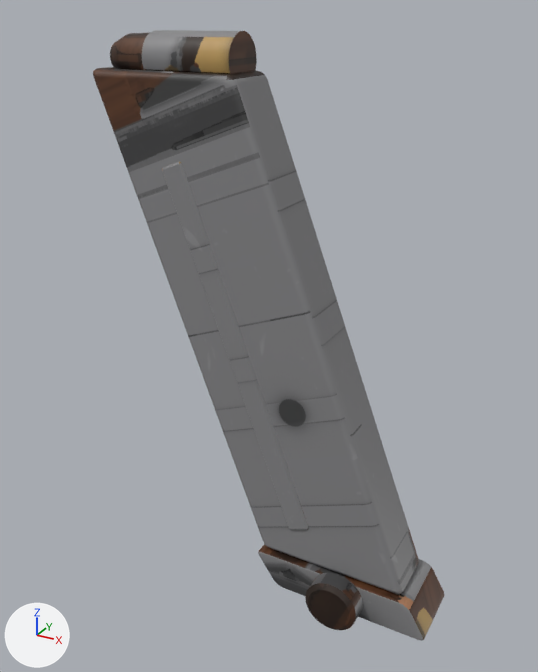
One commit to the FBX model blender/export/afp08_mag_lod1.fbx: the scene before it, then after it.
Camera for both pictures: a 50 mm lens placed at (0.0686, -0.123, 0.0605), pointed at (0.0012, -0.0005, -0.0007). Lighting does not change. The marker at lower left points along +X, +Y and +Z. The first picture is the older version.

The scene before the commit, as lines of its bpy script (objects in view):
```python
me_p08m_lod_1 = bpy.data.meshes.new('P08M_LOD_1')
me_p08m_lod_1.from_pydata(...)  # 767 vertices, 1395 faces; spans x -0.0351..0.041, y -0.012..0.012, z -0.06..0.0569
me_p08m_lod_1.materials.append(mat_p08m_body_dayz)  # picture img_afp08_mag_co_png
ob_p08m_lod_1 = bpy.data.objects.new('P08M_LOD_1', me_p08m_lod_1)
ob_p08m_lod_1.location = (0.0, 0.0, 0.0)
```
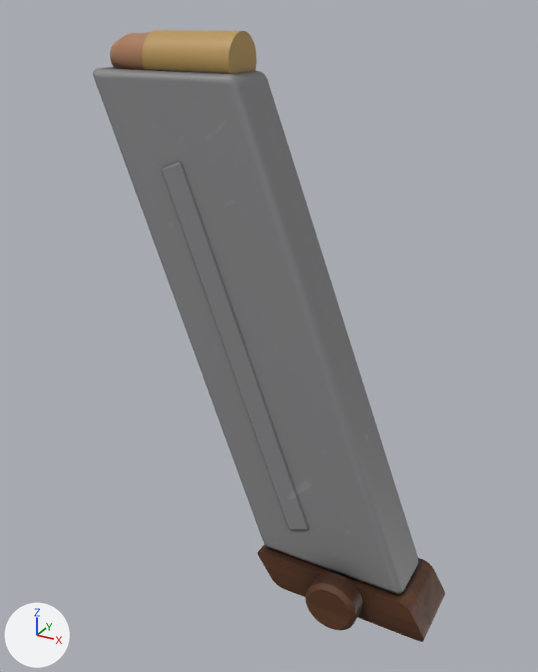
Scene script edits in JSON lines:
```json
{"block": "me_p08m_lod_1", "where": "# used by ob_p08m_lod_1; location = (0.0, 0.0, 0.0)"}
{"op": "remove", "block": "me_p08m_lod_1", "code": "me_p08m_lod_1.from_pydata(...)  # 767 vertices, 1395 faces; spans x -0.0351..0.041, y -0.012..0.012, z -0.06..0.0569"}
{"op": "add", "block": "me_p08m_lod_1", "code": "me_p08m_lod_1.from_pydata(...)  # 1215 vertices, 2235 faces; spans x -0.0351..0.041, y -0.012..0.012, z -0.06..0.0569"}
{"block": "me_p08m_lod_1", "change": "me_p08m_lod_1 part 1: the loose piece of 178 vertices spanning x 0.0021..0.041, y -0.0075..0.0075, z -0.058..-0.05 is rebuilt with 282 vertices and now spans x 0.0021..0.041, y -0.0075..0.0075, z -0.058..-0.05"}
{"block": "me_p08m_lod_1", "change": "me_p08m_lod_1 part 2: 311 vertices added at x 0.0163..0.0272, y -0.012..0.012, z -0.0597..-0.0487"}
{"block": "me_p08m_lod_1", "change": "me_p08m_lod_1 part 3: 849 kept faces spanning x -0.0351..0.0351, y -0.012..0.012, z -0.06..0.0569 get new texture (UV) coordinates"}
{"block": "me_p08m_lod_1", "change": "other edits to the shape of me_p08m_lod_1 do not show in these pictures"}
```

Boxes [x1, y1, x2, y2] around the edits, measured in the pictures (538 x 672 px):
```json
{"object": "P08M_LOD_1", "change": "reshaped", "before": [93, 30, 444, 641], "after": [93, 30, 445, 642]}
{"part": 1, "of": "me_p08m_lod_1", "change": "rebuilt", "before": [258, 544, 444, 641], "after": [257, 544, 445, 642]}
{"part": 2, "of": "me_p08m_lod_1", "change": "added", "after": [308, 590, 350, 629], "on screen": "brown"}
{"part": 3, "of": "me_p08m_lod_1", "change": "surface changed", "before": [93, 30, 418, 630], "after": [93, 30, 418, 630]}
```
